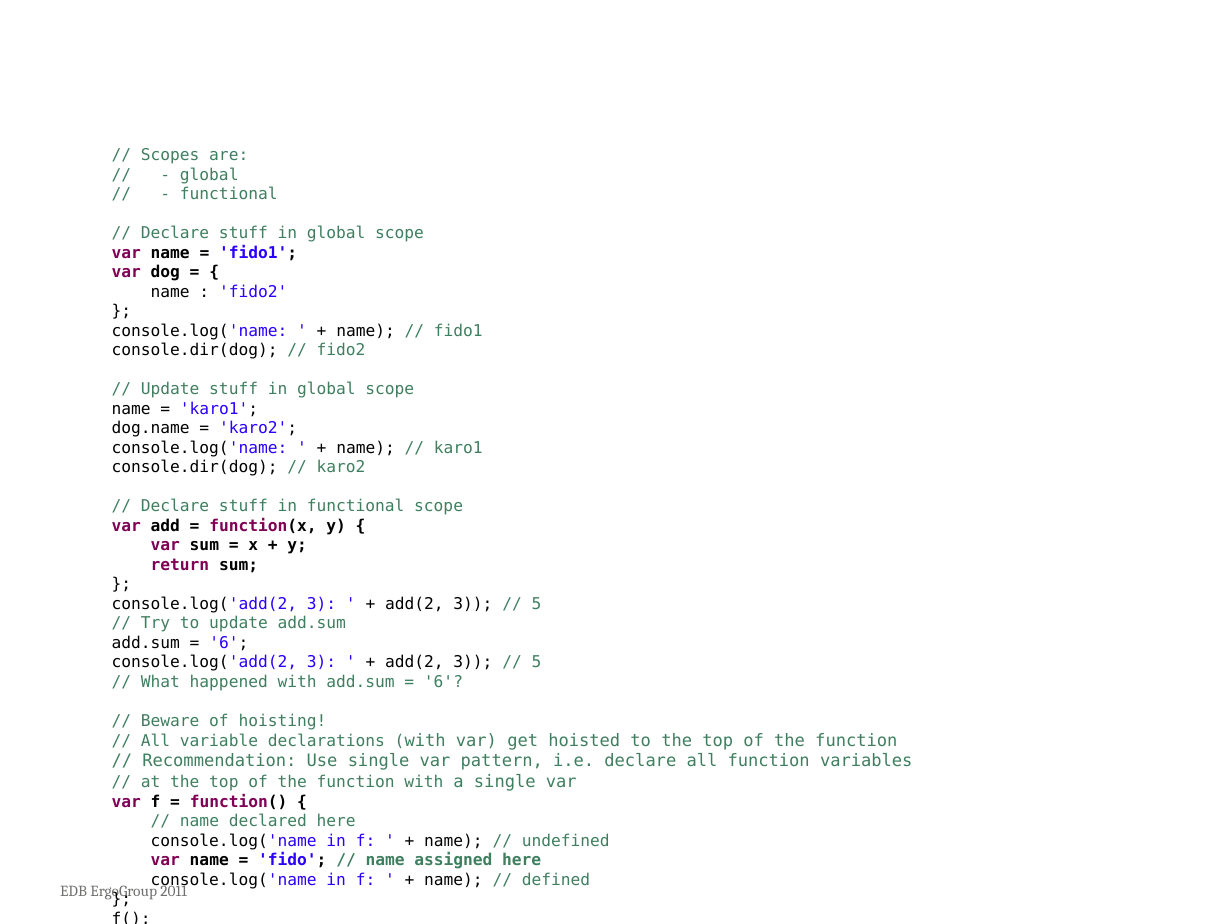
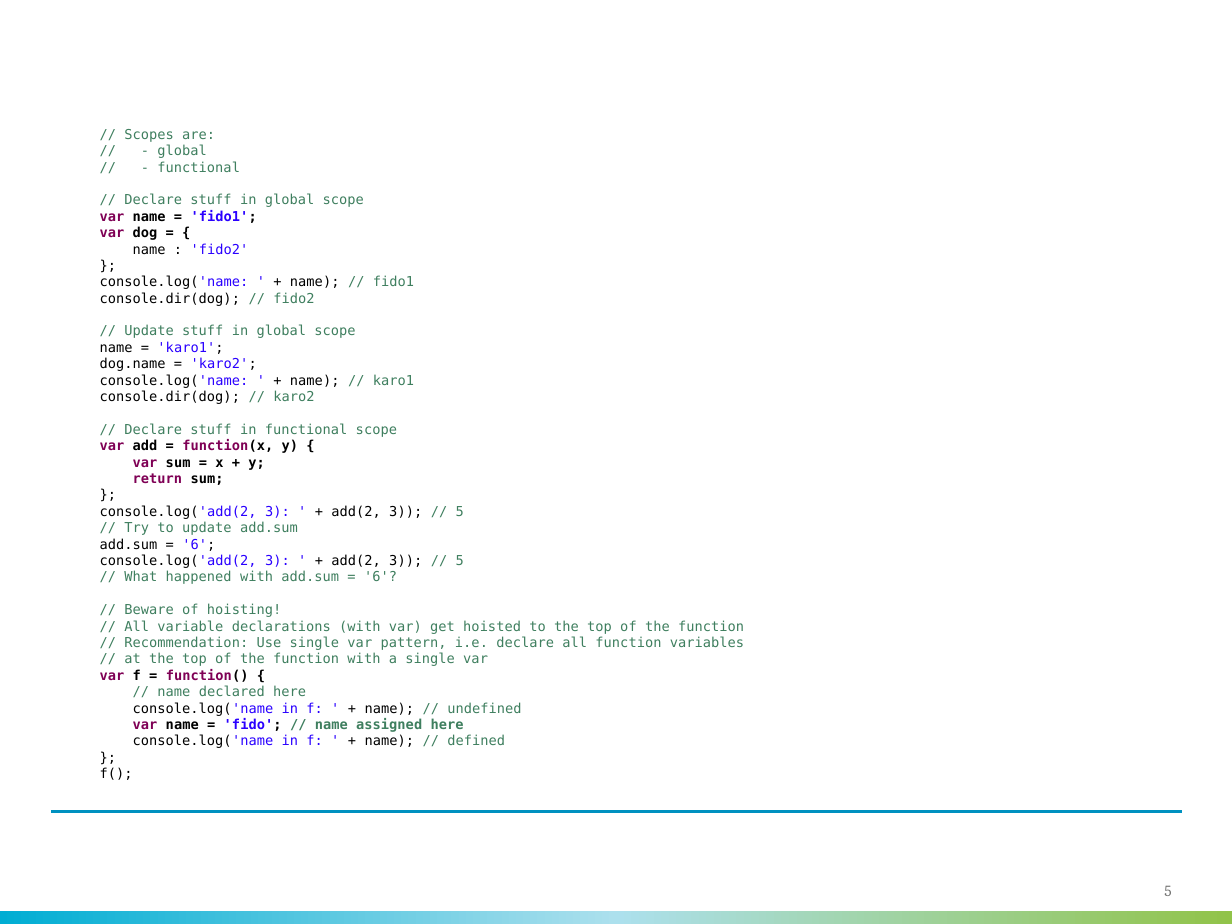
Before and after one commit to bjuvensjo/misc, a slide deck: slide 5 of js/minimize-globals/js-minimize-globals.pptx. Drawn at 1232x924 pixels with LibreOffice and Linux fonts; fonts in the diff are those of the drawing; background and template pictures are left out. Boxes give left, top, right and bottom in pixels: in the first picture for what was removed or moved away, otherwise in the second. Text is boxed around its words. In the diff, an @@ line names an element or a change of style, - is before the commit and + after.

```diff
--- a/js/minimize-globals/js-minimize-globals.pptx
+++ b/js/minimize-globals/js-minimize-globals.pptx
@@ text "// Scopes are:": place and size @@
-text "// Scopes are:" at box(112, 148, 912, 850)
+text "// Scopes are:" at box(100, 129, 744, 780)
@@ text "// Scopes are:" at box(100, 129, 744, 780): size 9.5 to 8 pt in "// Scopes are:", "// - global", "// - functional", "// Declare stuff in global scope" and 31 more places; size 10 to 8 pt in "(with var) get hoisted to the top ...", "// Recommendation: Use single var pattern, i.e. ...", "a single var" @@
@@ line added from (51, 812) to (1181, 812), #0091C0 1.42 pt @@
@@ text removed at box(60, 882, 186, 900) @@
-EDB ErgoGroup 2011
@@ page number added at box(1164, 885, 1171, 896), 9 pt, text #70706F @@
+5
@@ rectangle added at box(0, 910, 1232, 924), fill gradient #00ADD3 to #ACE0ED to #91C349 @@
```
Also in this commit, not shown: 6 other slides changed, 1 slide added, 1 slide removed, 3 other files.
